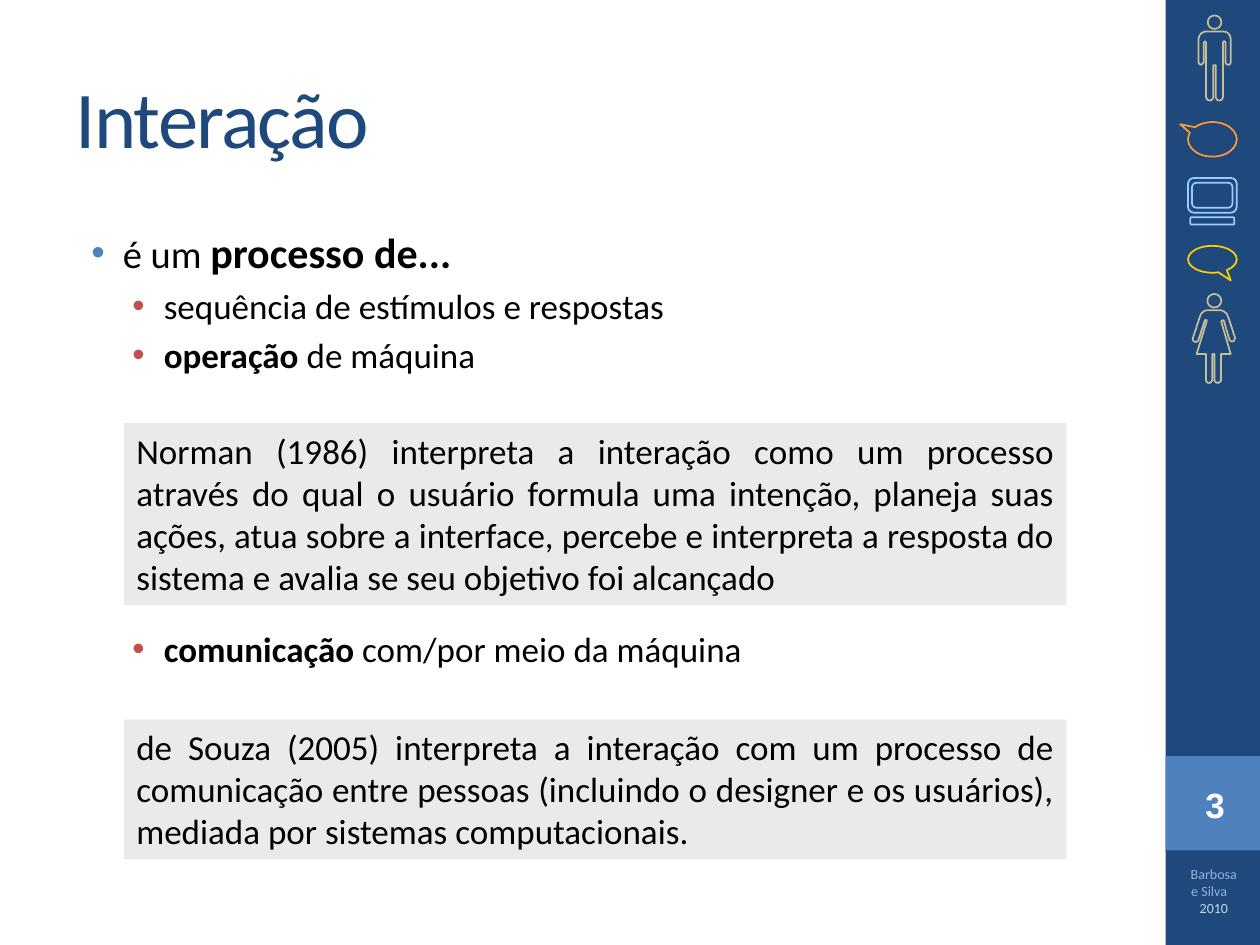
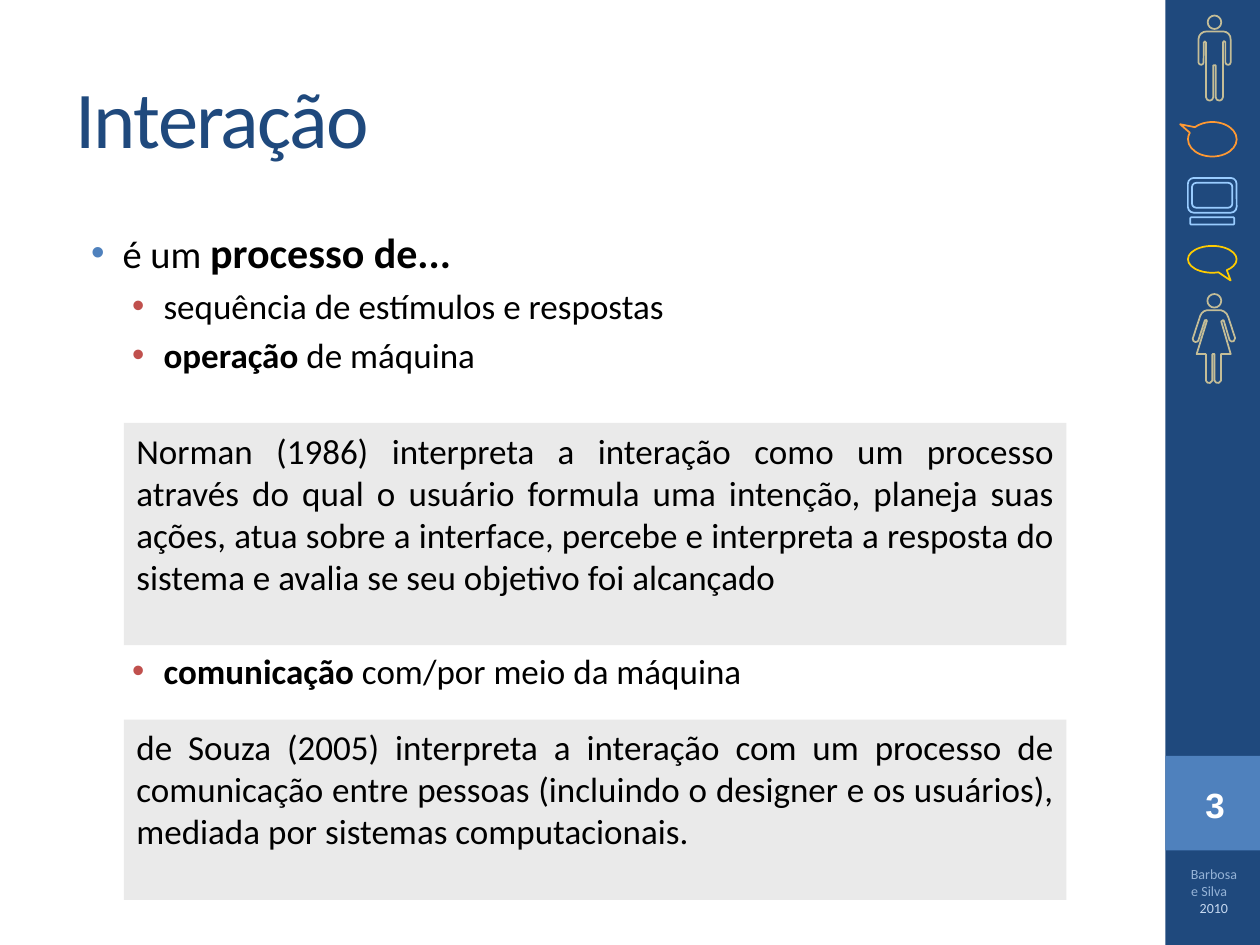
Before and after one commit to vodiniz/aulas, a slide deck: slide 3 of 2_periodo/IHC/cap2.pptx. Drawn at 1260x945 pixels with LibreOffice and Linux fonts; fonts in the diff are those of the drawing. Boxes give left, top, right and bottom in pixels: in the first picture for what was removed or moved away, otherwise in the second. Text is boxed around its words. In the diff, an @@ line names an element or a change of style, - is before the commit and + after.

```diff
--- a/2_periodo/IHC/cap2.pptx
+++ b/2_periodo/IHC/cap2.pptx
@@ freeform shape at (1198, 15, 1231, 101): outline redrawn @@
@@ text "é um processo de..." rewrapped from (123, 238, 742, 668) to (123, 238, 741, 690) @@
@@ rectangle "Norman (1986) interpreta a interação ...": place and size @@
-rectangle "Norman (1986) interpreta a interação ..." at (123, 423, 1066, 606)
+rectangle "Norman (1986) interpreta a interação ..." at (123, 423, 1066, 646)
@@ rectangle "de Souza (2005) interpreta a ...": place and size @@
-rectangle "de Souza (2005) interpreta a ..." at (123, 719, 1066, 859)
+rectangle "de Souza (2005) interpreta a ..." at (123, 719, 1066, 900)
```
Also in this commit, not shown: 18 other slides changed, 9 other files.
